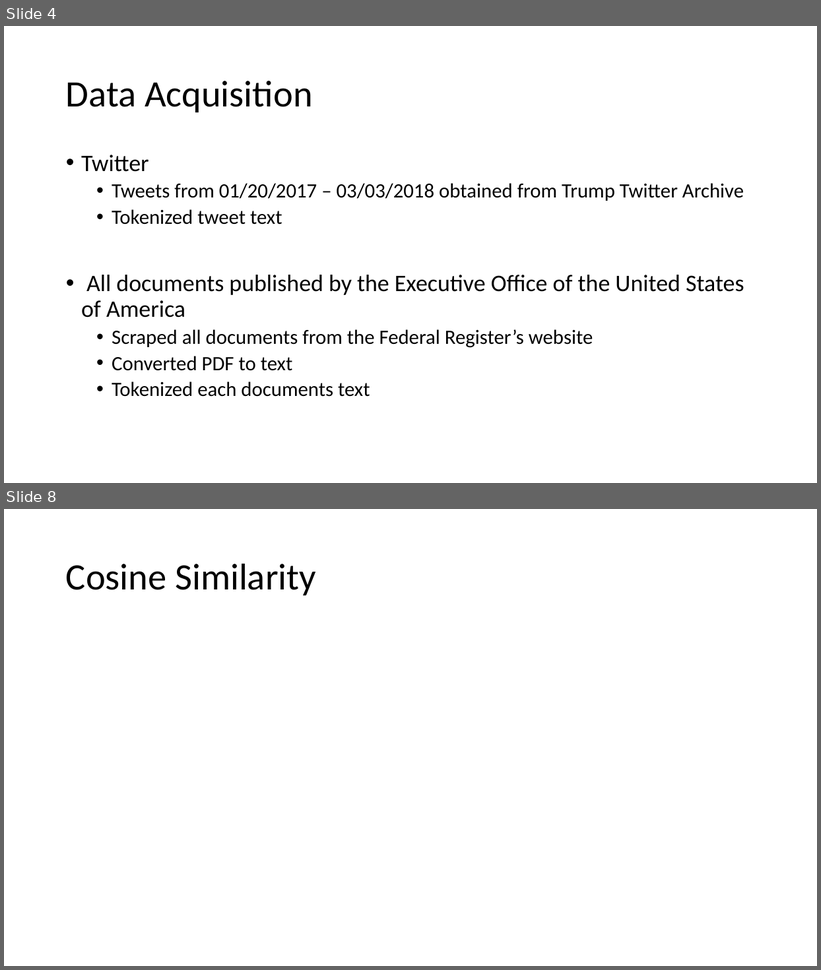
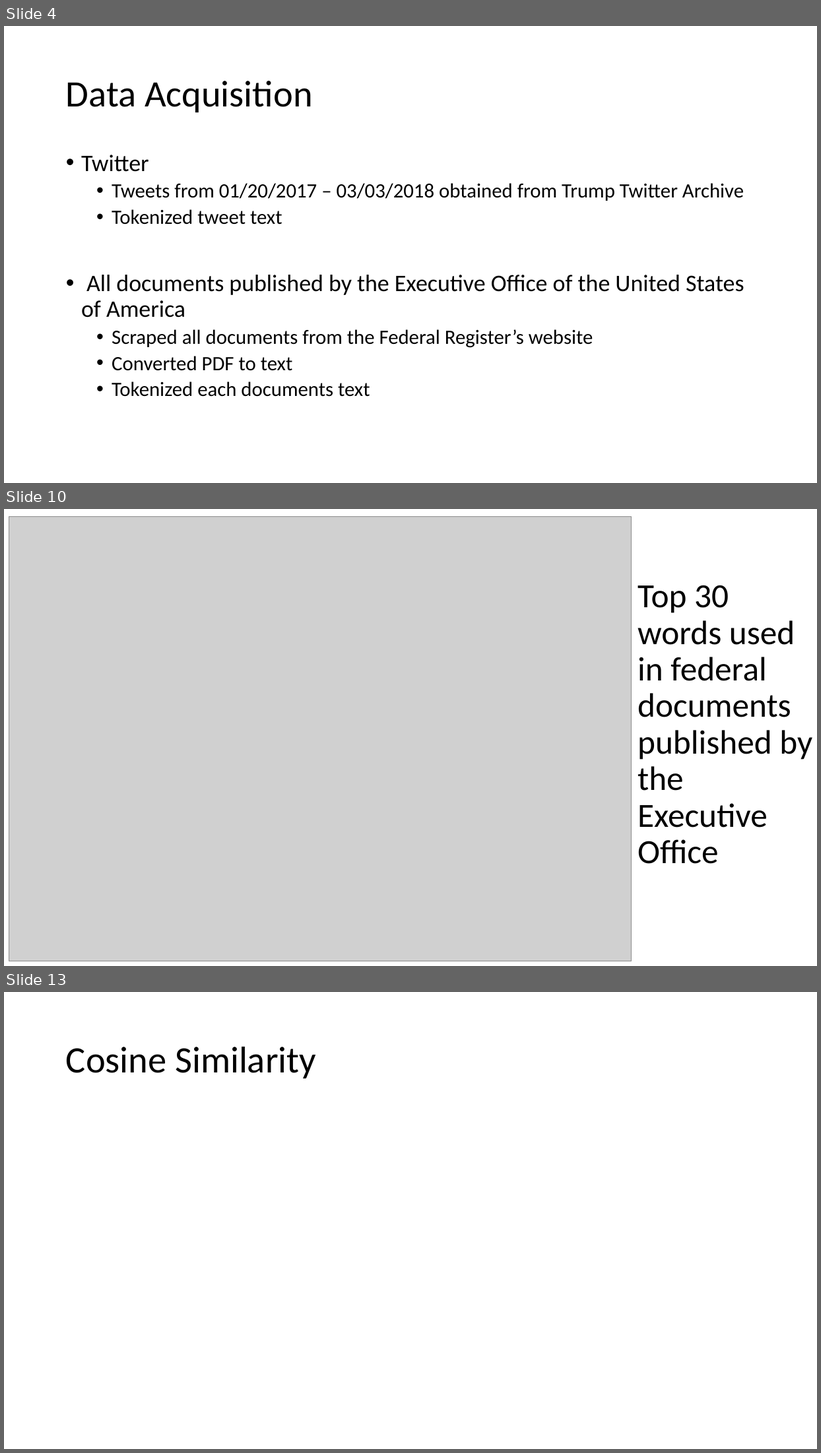
Before and after one commit to mtchem/Twitter-Politics, a slide deck: Twitter and Politics.pptx. Shown one above the other, each under a label of ours: slides 4 and 8 before the commit, slides 4, 10 and 13 after it; the slides between them are not shown. The pictures are 821x970 and 821x1453 pixels, drawn with LibreOffice and Linux fonts; fonts in the diff are those of the drawing; grey boxes stand for pictures. Boxes give left, top, right and bottom in pixels: in the first picture for what was removed or moved away, otherwise in the second. Text is boxed around its words. In the diff, an @@ line names an element or a change of style, - is before the commit and + after.

Commit message:
added figures to presentation

```diff
--- a/Twitter and Politics.pptx
+++ b/Twitter and Politics.pptx
@@ slide 10 added at [4, 509, 817, 966], background #FFFFFF @@
@@ picture added at [9, 517, 632, 962] @@
@@ text added at [638, 585, 812, 864], 40 pt, text #000000 @@
+Top 30 words used in federal documents published by the Executive Office
@@ what was slide 8 is now slide 13 @@
```
Also in this commit, not shown: 3 slides changed, 5 other slides added, 1 slide removed, 15 other files.
